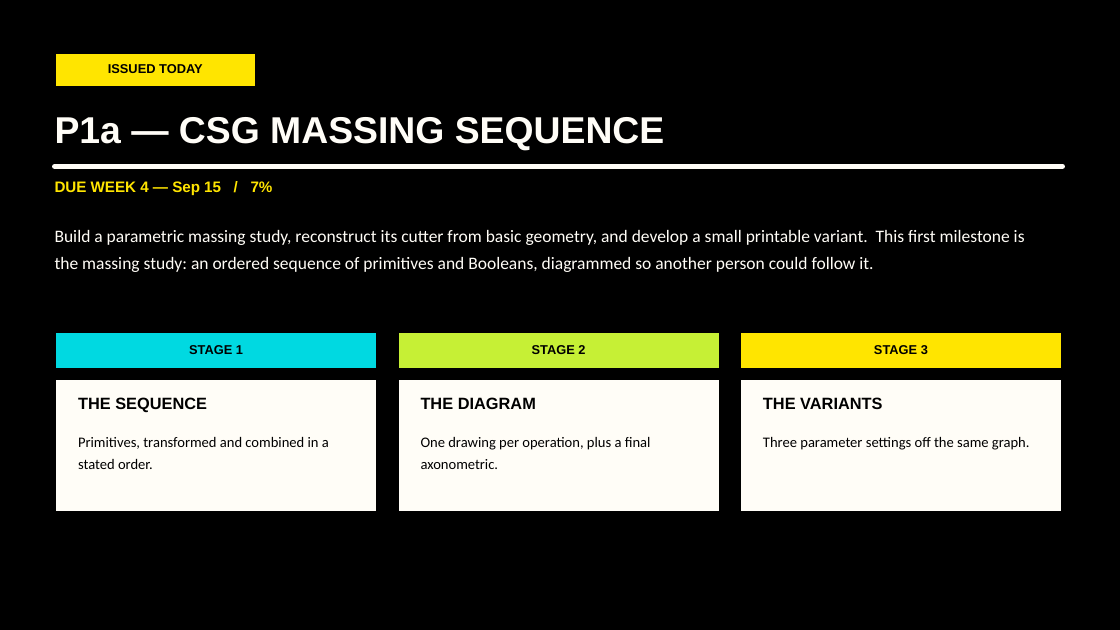
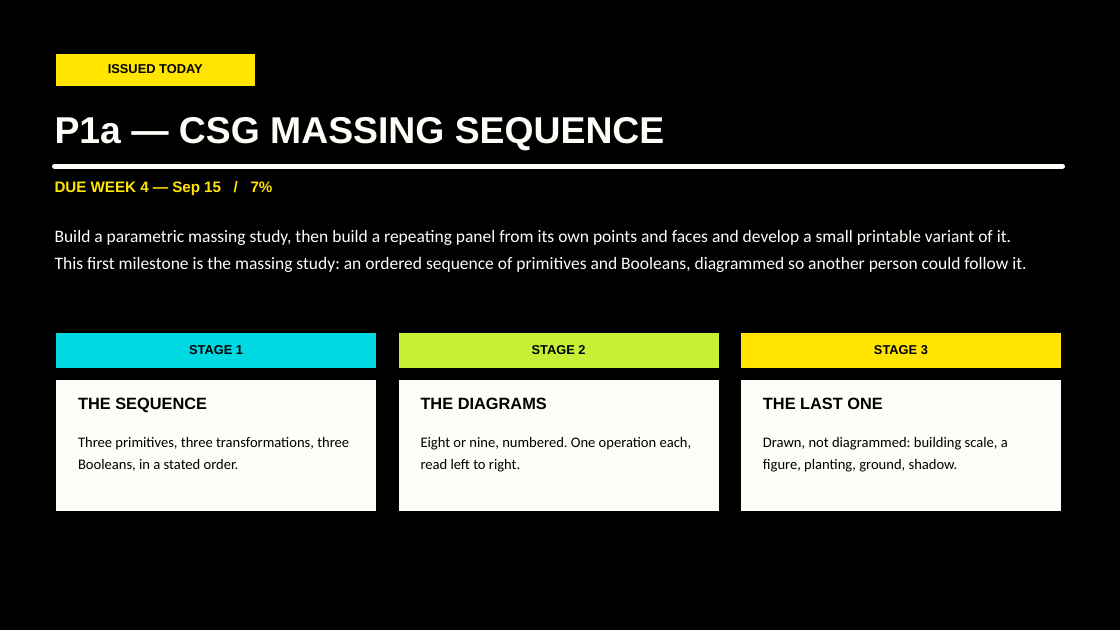
Before and after one commit to luigipacheco/arc3133, a slide deck: slide 8 of slides/ARC3133_Class02.pptx. Drawn at 1120x630 pixels with LibreOffice and Linux fonts; fonts in the diff are those of the drawing. Boxes give left, top, right and bottom in pixels: in the first picture for what was removed or moved away, otherwise in the second. Text is boxed around its words. In the diff, an @@ line names an element or a change of style, - is before the commit and + after.

```diff
--- a/slides/ARC3133_Class02.pptx
+++ b/slides/ARC3133_Class02.pptx
@@ text at [55, 230, 1026, 272]: text changed @@
-Build a parametric massing study, reconstruct its cutter from basic geometry, and develop a small printable variant. This first milestone is the massing study: an ordered sequence of primitives and Booleans, diagrammed so another person could follow it.
+Build a parametric massing study, then build a repeating panel from its own points and faces and develop a small printable variant of it. This first milestone is the massing study: an ordered sequence of primitives and Booleans, diagrammed so another person could follow it.
@@ text at [421, 397, 547, 409]: text changed @@
-THE DIAGRAM
+THE DIAGRAMS
@@ text at [763, 397, 882, 409]: text changed @@
-THE VARIANTS
+THE LAST ONE
@@ text at [78, 437, 349, 471]: text changed @@
-Primitives, transformed and combined in a stated order.
+Three primitives, three transformations, three Booleans, in a stated order.
@@ text at [421, 437, 692, 472]: text changed @@
-One drawing per operation, plus a final axonometric.
+Eight or nine, numbered. One operation each, read left to right.
@@ text at [763, 437, 1008, 472]: text changed @@
-Three parameter settings off the same graph.
+Drawn, not diagrammed: building scale, a figure, planting, ground, shadow.
```
Also in this commit, not shown: 5 other slides changed, 38 other files.
